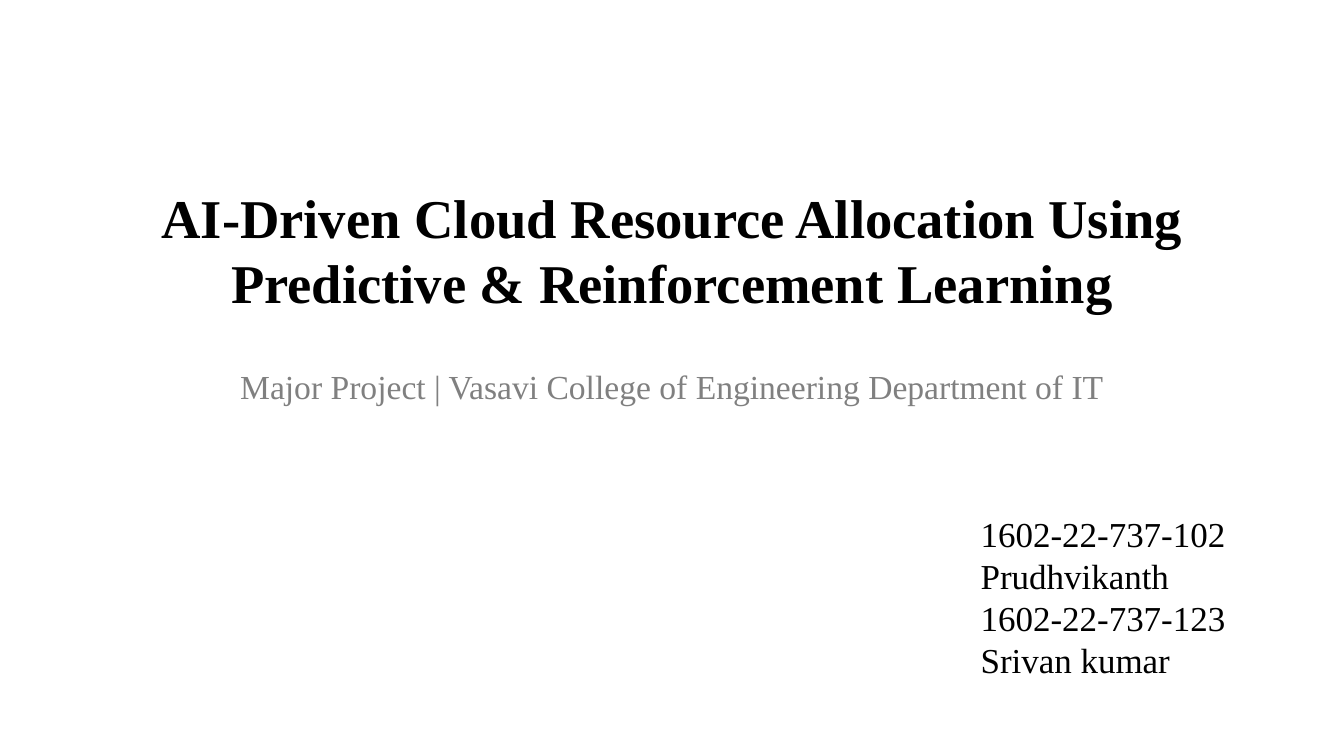
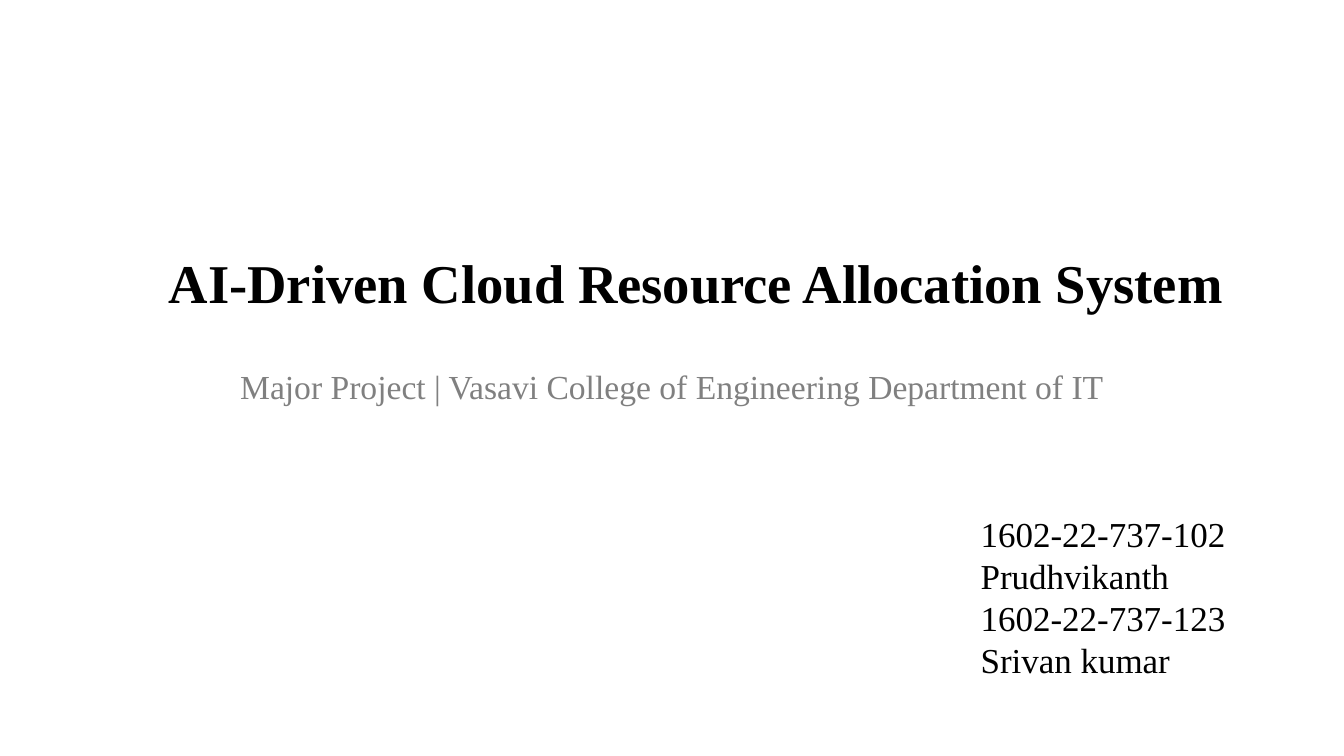
Before and after one commit to srivankumar/AI-Driven-Cloud-Resource-Allocation-system, a slide deck: slide 1 of Ai_Driven_resource.pptx. Drawn at 1344x756 pixels with LibreOffice and Linux fonts; fonts in the diff are those of the drawing. Boxes give left, top, right and bottom in pixels: in the first picture for what was removed or moved away, otherwise in the second. Text is boxed around its words. In the diff, an @@ line names an element or a change of style, - is before the commit and + after.

```diff
--- a/Ai_Driven_resource.pptx
+++ b/Ai_Driven_resource.pptx
@@ title at (169, 265, 1223, 313): text changed @@
-AI-Driven Cloud Resource Allocation Using Predictive & Reinforcement Learning
+AI-Driven Cloud Resource Allocation System
```
Also in this commit, not shown: 2 other slides changed, 1 other file.
